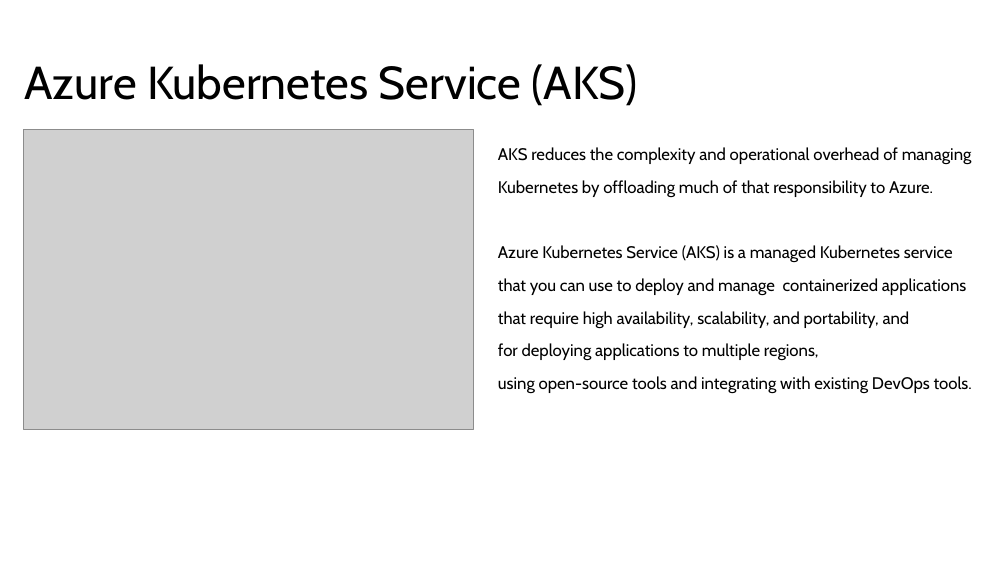
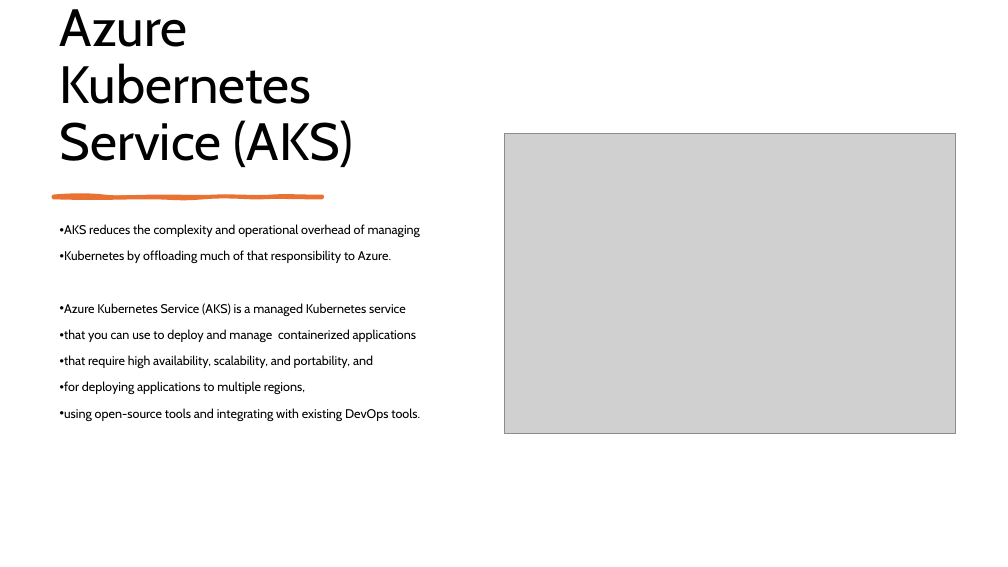
Before and after one commit to fhbilgen/AKSWorkshop, a slide deck: slide 3 of AKS.pptx. Drawn at 1008x567 pixels with LibreOffice and Linux fonts; fonts in the diff are those of the drawing; grey boxes stand for pictures. Boxes give left, top, right and bottom in pixels: in the first picture for what was removed or moved away, otherwise in the second. Text is boxed around its words. In the diff, an @@ line names an element or a change of style, - is before the commit and + after.

```diff
--- a/AKS.pptx
+++ b/AKS.pptx
@@ title "Azure Kubernetes Service (AKS)": place and size @@
-title "Azure Kubernetes Service (AKS)" at (24, 64, 638, 106)
+title "Azure Kubernetes Service (AKS)" at (60, 9, 353, 167)
@@ title "Azure Kubernetes Service (AKS)" at (60, 9, 353, 167): size 44 to 50 pt; vertical alignment middle to bottom @@
@@ picture: place and size @@
-picture at (23, 130, 473, 430)
+picture at (504, 133, 956, 433)
@@ freeform shape added at (53, 197, 322, 198), fill #E97132, outline #E97132 3 pt @@
@@ text "AKS reduces the complexity and ...": place and size @@
-text "AKS reduces the complexity and ..." at (498, 147, 972, 393)
+text "AKS reduces the complexity and ..." at (60, 224, 420, 421)
@@ text "AKS reduces the complexity and ..." at (60, 224, 420, 421): size 16 to 12 pt; bullet none to •; line spacing 1 to 0.9 @@
```
Also in this commit, not shown: 7 other slides changed, 23 slides added, 27 other files.
